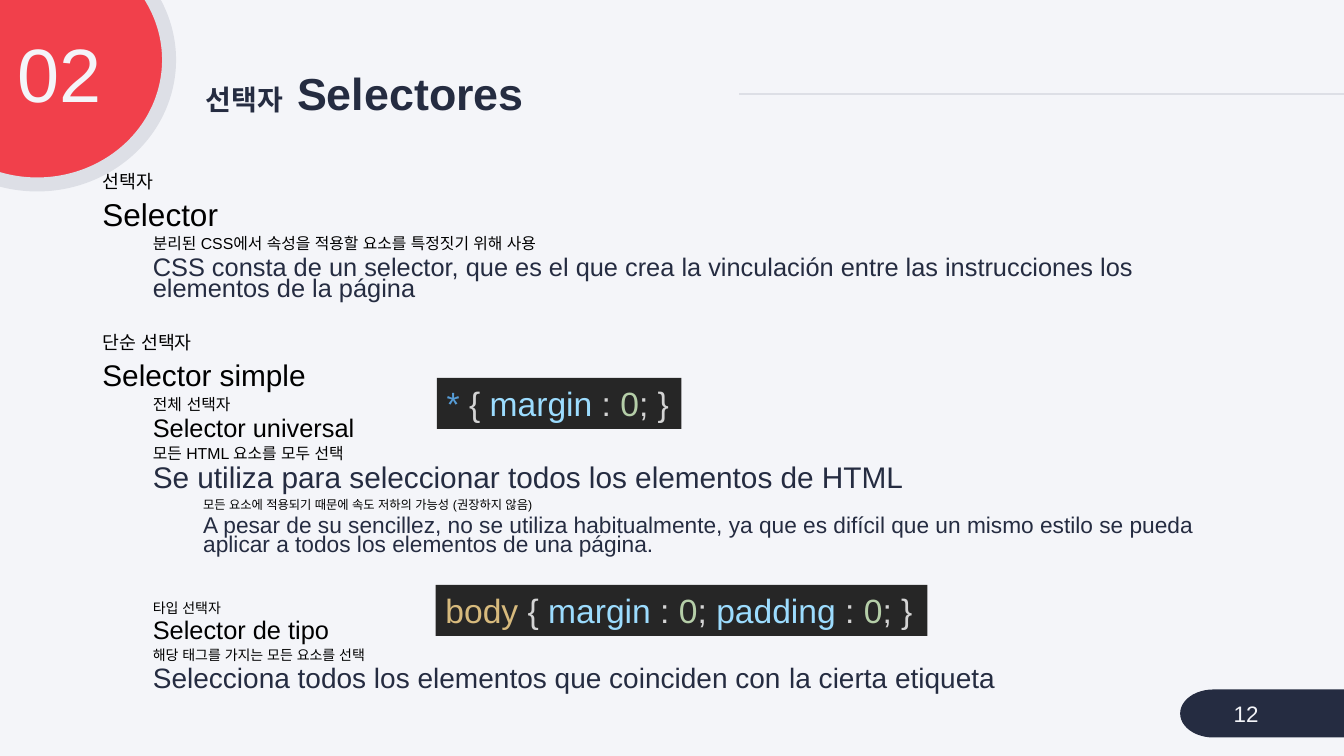
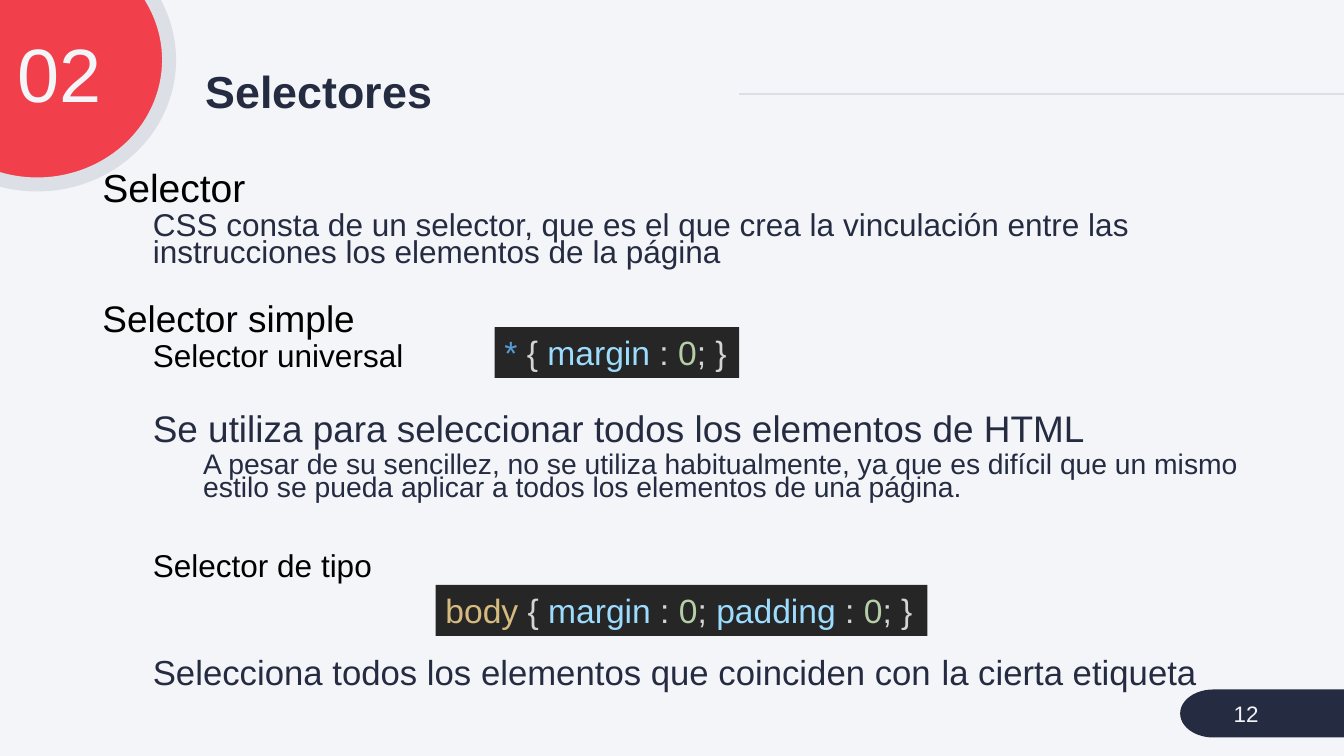
Before and after one commit to cialafamilia/practica, a slide deck: slide 12 of ppt/1908 CSS.pptx. Drawn at 1344x756 pixels with LibreOffice and Linux fonts; fonts in the diff are those of the drawing. Boxes give left, top, right and bottom in pixels: in the first picture for what was removed or moved away, otherwise in the second. Text is boxed around its words. In the diff, an @@ line names an element or a change of style, - is before the commit and + after.

```diff
--- a/ppt/1908 CSS.pptx
+++ b/ppt/1908 CSS.pptx
@@ title at (x1=206, y1=75, x2=432, y2=109): text changed @@
-선택자 Selectores
+Selectores
@@ text "Selector" at (x1=102, y1=173, x2=1237, y2=692): size 22.5 to 27.9 pt in "Selector"; size 18.1 to 22.5 pt in "CSS consta de un selector, que es ...", "Selector universal", "Selector de tipo"; size 21.2 to 26.4 pt in "Selector simple", "Se utiliza para seleccionar todos los elementos ..."; size 16.2 to 20.1 pt in "A pesar de su sencillez, no se ..."; size 20 to 24.8 pt in "Selecciona todos los elementos que coinciden con ..." @@
@@ text at (x1=102, y1=173, x2=153, y2=190): paragraph removed @@
-선택자
@@ text at (x1=153, y1=235, x2=536, y2=251): paragraph removed @@
-  분리된 CSS에서 속성을 적용할 요소를 특정짓기 위해 사용
@@ rectangle "* { margin : 0; ..." moved from (x1=437, y1=378, x2=682, y2=429) to (x1=495, y1=328, x2=740, y2=378) @@
@@ text at (x1=102, y1=334, x2=192, y2=351): paragraph removed @@
-단순 선택자
@@ text at (x1=153, y1=397, x2=231, y2=412): paragraph removed @@
-  전체 선택자
@@ text at (x1=153, y1=446, x2=344, y2=461): paragraph removed @@
-  모든 HTML 요소를 모두 선택
@@ text at (x1=203, y1=498, x2=532, y2=512): paragraph removed @@
-    모든 요소에 적용되기 때문에 속도 저하의 가능성 (권장하지 않음)
@@ text at (x1=153, y1=601, x2=221, y2=614): paragraph removed @@
-  타입 선택자
@@ text at (x1=153, y1=648, x2=365, y2=661): paragraph removed @@
-  해당 태그를 가지는 모든 요소를 선택
```
Also in this commit, not shown: 21 other slides changed, 5 other files.
